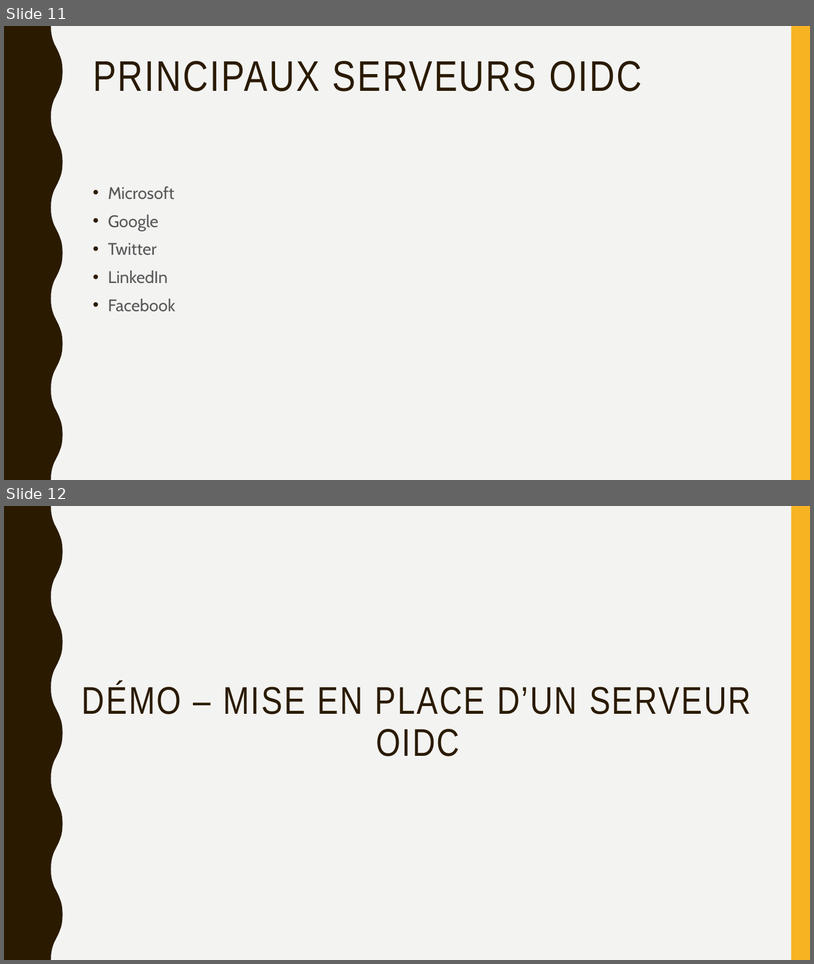
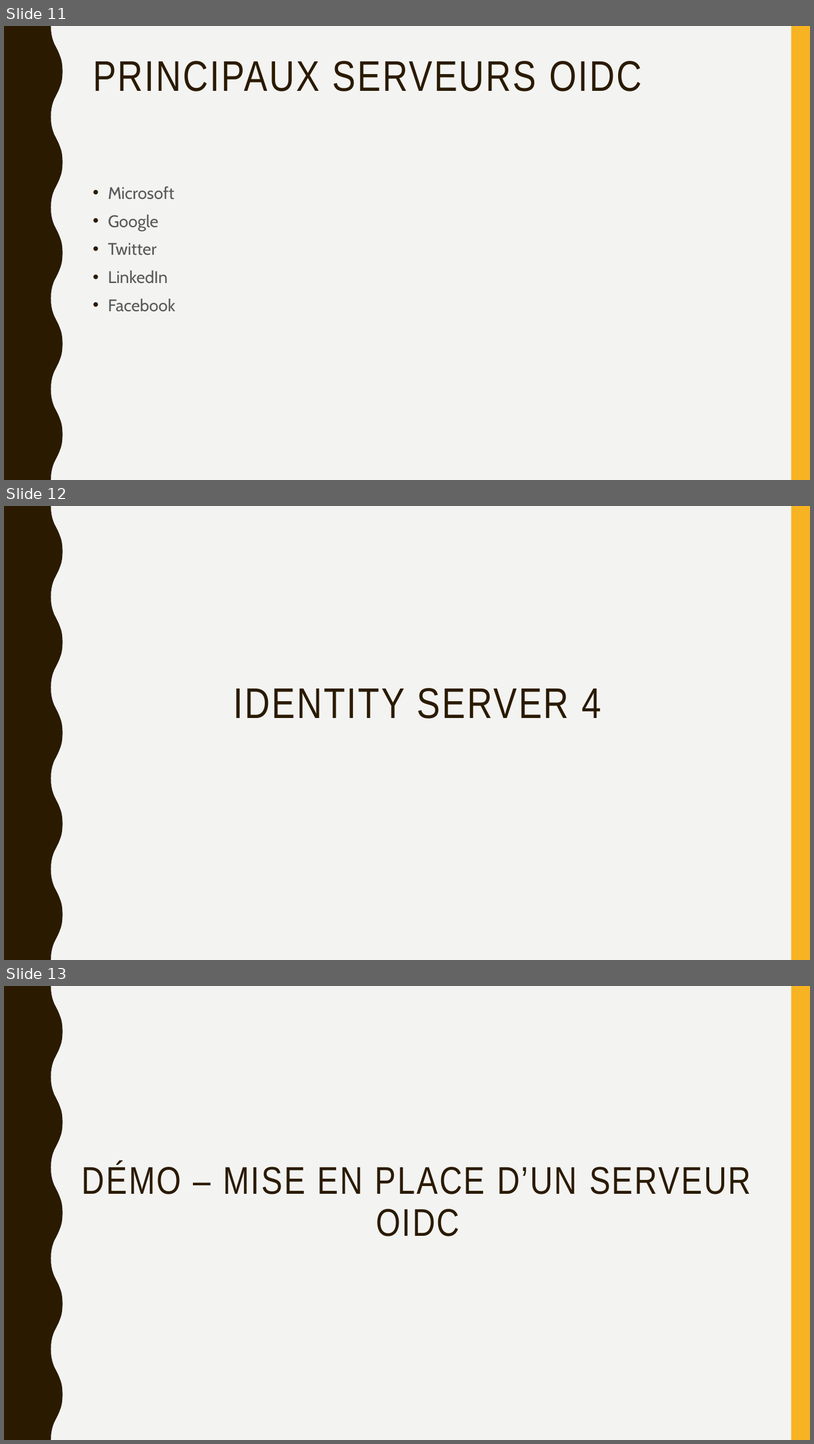
Before and after one commit to jeromefirlej/oidc-samples, a slide deck: Prez OIDC.pptx. Shown one above the other, each under a label of ours: slides 11 and 12 before the commit, slides 11, 12 and 13 after it. The pictures are 814x964 and 814x1444 pixels, drawn with LibreOffice and Linux fonts; fonts in the diff are those of the drawing. Boxes give left, top, right and bottom in pixels: in the first picture for what was removed or moved away, otherwise in the second. Text is boxed around its words. In the diff, an @@ line names an element or a change of style, - is before the commit and + after.

```diff
--- a/Prez OIDC.pptx
+++ b/Prez OIDC.pptx
@@ slide 12 added at [4, 506, 810, 960], background #F3F3F2; not listed: 2 template elements that a slide beside it also shows @@
@@ title added at [233, 688, 602, 718], 51 pt, text #2A1A00 @@
+IDENTITY SERVER 4
@@ what was slide 12 is now slide 13 @@
```
Also in this commit, not shown: 3 other files.
